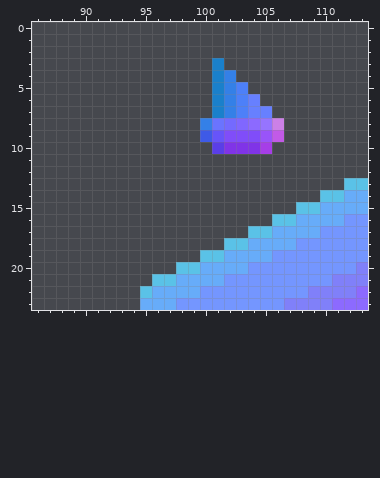
Pixel-art file, stored at Assets/Ships/NorikerMKI/NorikerMKI-NORMAL.aseprite. The picture above is the old version.
138x112 pixels, 1 frame. Colours within 5 levels of each other are drawn and written as one. Shown: x 86..113, y 0..23.
The same view after the edit:
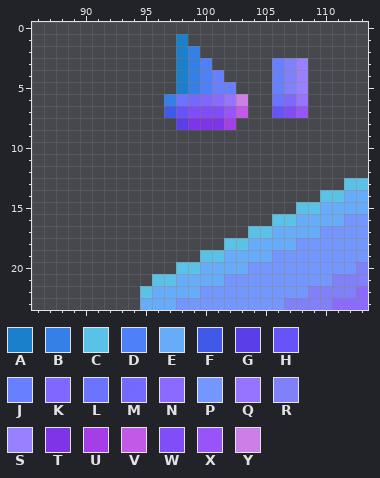
Palette (. is transparent): A #1a80cb  B #3480e7  C #5ac2e7  D #4d80f9  E #67acf9  F #3e5ae7  G #5a3ee7  H #6754f9  J #6780ff  K #8067ff  L #6a74ff  M #746aff  N #8c6aff  P #7496ff  Q #9674ff  R #8080f9  S #9980ff  T #8034e7  U #a63ee7  V #c25ae7  W #804df9  X #9954f9  Y #cc80e7
The commit says: Noriker changes / Movement QOL - Edited Norikers architecture to support RCS thrusters at the top (Experimental)
From old to new:
Layer "Thrusters":
y 1: x 98 . -> A
y 2: x 98..99 .. -> AB
y 3: x 98..101 ...A -> ABD.; x 106..108 ... -> JRS
y 4: x 98..102 ...AB -> ABDJ.; x 106..108 ... -> JRS
y 5: x 98..103 ...ABD -> ABDJJ.; x 106..108 ... -> JRS
y 6: x 97..104 ....ABDJ -> BLMKNQY.; x 106..108 ... -> LKQ
y 7: x 97..108 ....ABDJJ... -> FHWWWXV..HWX
y 8: x 98..106 ..BLMKNQY -> GTTTU....
y 9: x 100..106 FHWWWXV -> .......
y 10: x 101..105 GTTTU -> .....
Pixel boxes of the changes (left, top, right, bottom) in both pictures:
changed: (164, 34, 308, 154)
